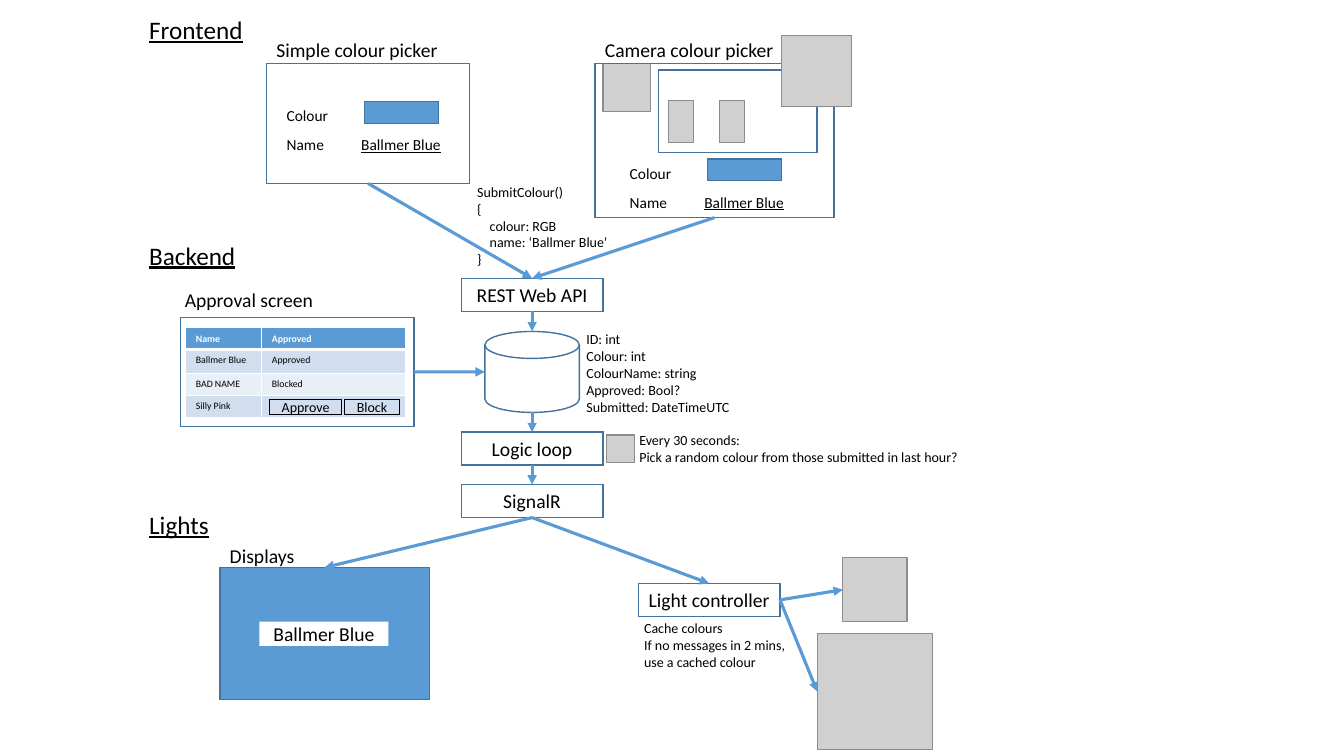
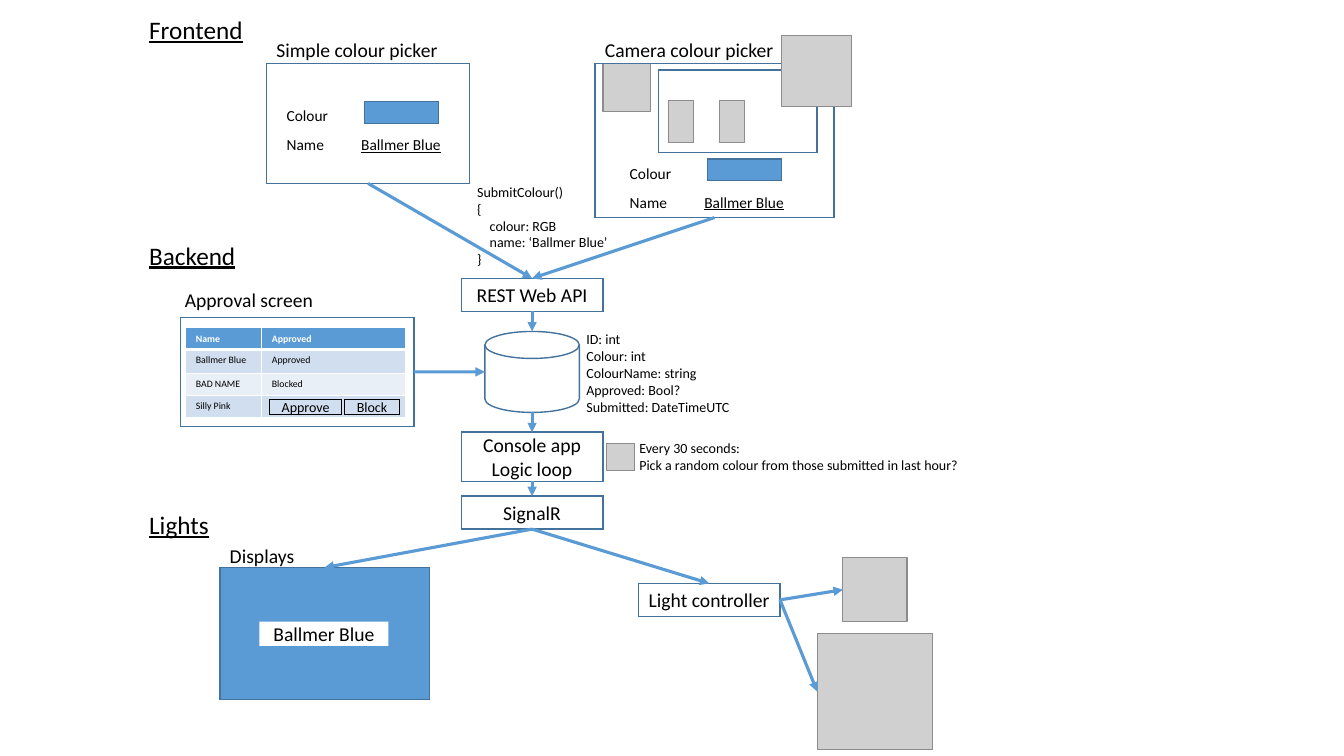
Before and after one commit to coatsy/time-to-shine, a slide deck: slide 1 of Documentation/time to shine architecture.pptx. Drawn at 1344x756 pixels with LibreOffice and Linux fonts; fonts in the diff are those of the drawing; grey boxes stand for pictures. Boxes give left, top, right and bottom in pixels: in the first picture for what was removed or moved away, otherwise in the second. Text is boxed around its words. In the diff, an @@ line names an element or a change of style, - is before the commit and + after.

```diff
--- a/Documentation/time to shine architecture.pptx
+++ b/Documentation/time to shine architecture.pptx
@@ rectangle "Console app": place and size @@
-rectangle "Console app" at (462,433,604,466)
+rectangle "Console app" at (462,433,604,482)
@@ text in rectangle at (483,438,581,455): paragraph added @@
+Console app
@@ 1 picture, 1 text, 1 rectangle: place and size @@
-1 picture, 1 text, 1 rectangle at (462,435,957,518)
+1 picture, 1 text, 1 rectangle at (462,443,957,529)
@@ arrow moved from (532, 466) - (532, 485) to (532, 482) - (532, 496) @@
@@ arrow moved from (532, 517) - (325, 568) to (532, 529) - (325, 568) @@
@@ arrow moved from (532, 517) - (710, 584) to (532, 529) - (710, 584) @@
@@ text removed at (644,623,785,667) @@
-Cache colours
-If no messages in 2 mins,
-use a cached colour
```
Also in this commit, not shown: 1 other file.
